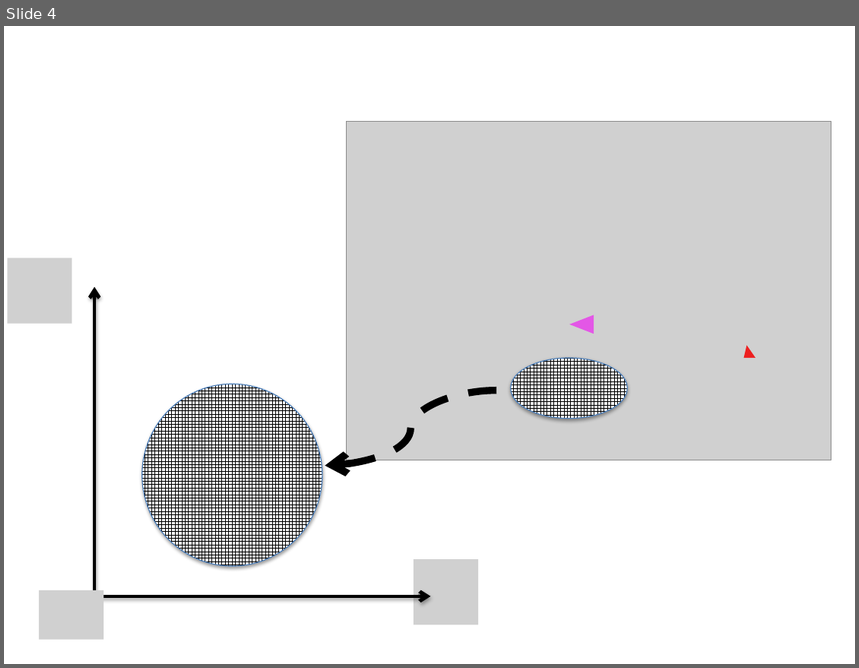
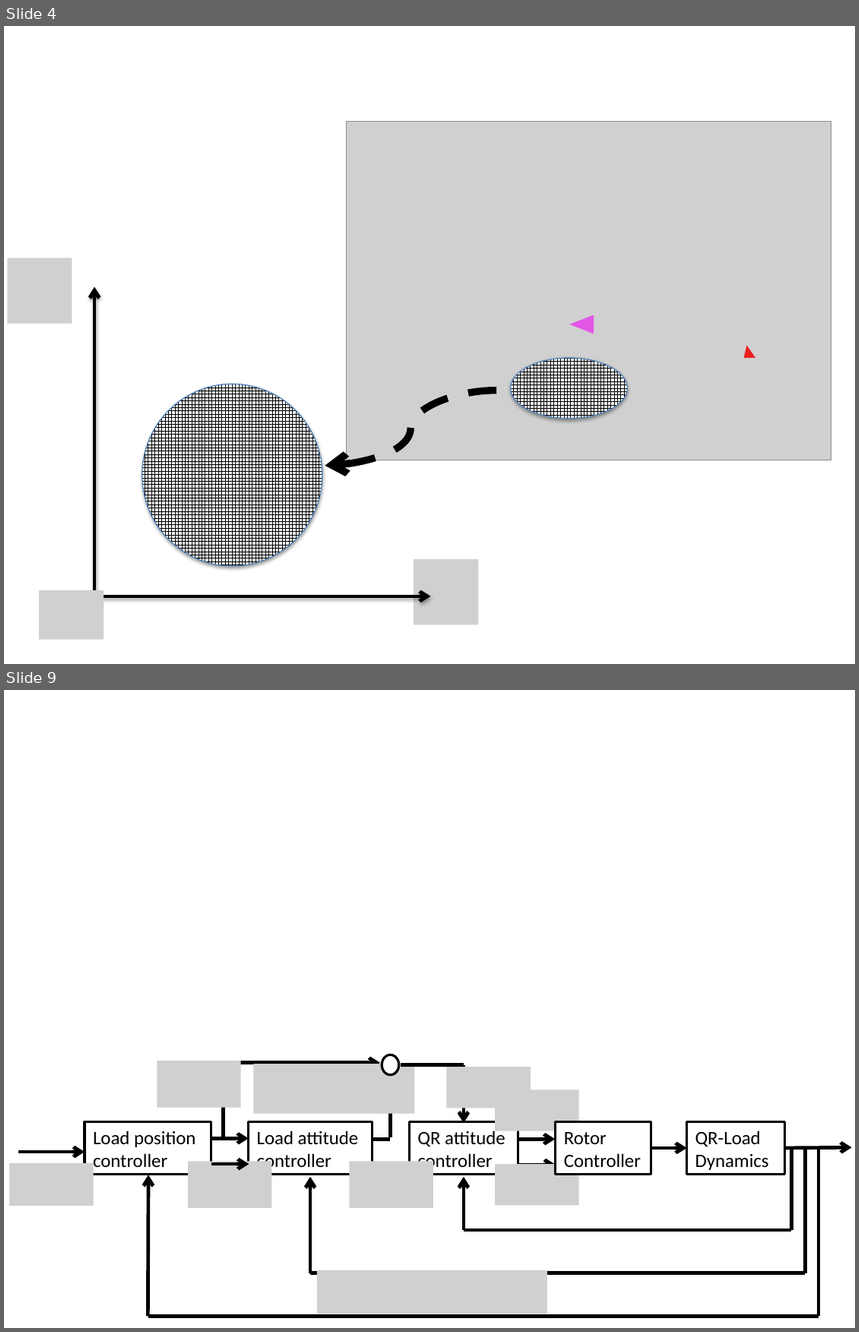
Before and after one commit to namvo88/Thesis-Quadrotor, a slide deck: StyleStuff/images.pptx. Shown one above the other, each under a label of ours: slide 4 before the commit, slides 4 and 9 after it; the slides between them are not shown. The pictures are 859x668 and 859x1332 pixels, drawn with LibreOffice and Linux fonts; fonts in the diff are those of the drawing; grey boxes stand for pictures. Boxes give left, top, right and bottom in pixels: in the first picture for what was removed or moved away, otherwise in the second. Text is boxed around its words. In the diff, an @@ line names an element or a change of style, - is before the commit and + after.

Commit message:
Edit modeling / control / results. TODO: setup / results + conclusion

```diff
--- a/StyleStuff/images.pptx
+++ b/StyleStuff/images.pptx
@@ slide 9 added at [4, 690, 855, 1328], background #FFFFFF @@
@@ group added at [9, 1055, 852, 1316]: 13 arrows, 9 lines, 9 pictures, 5 rectangles, 1 ellipse @@
+QR-Load
+Dynamics
+QR attitude controller
+Load attitude controller
+Load position controller
+Rotor Controller
```
Also in this commit, not shown: 5 other slides added, 35 other files.
